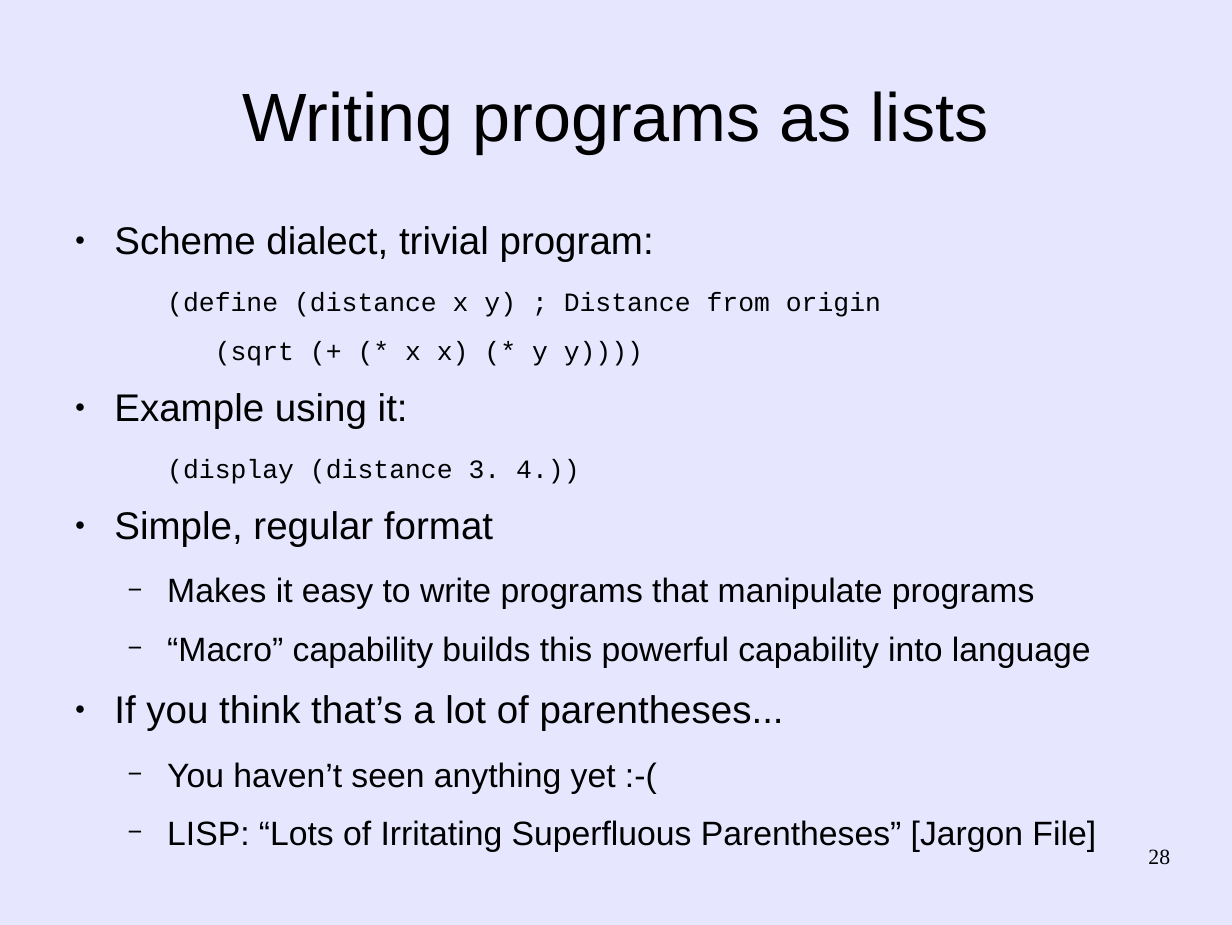
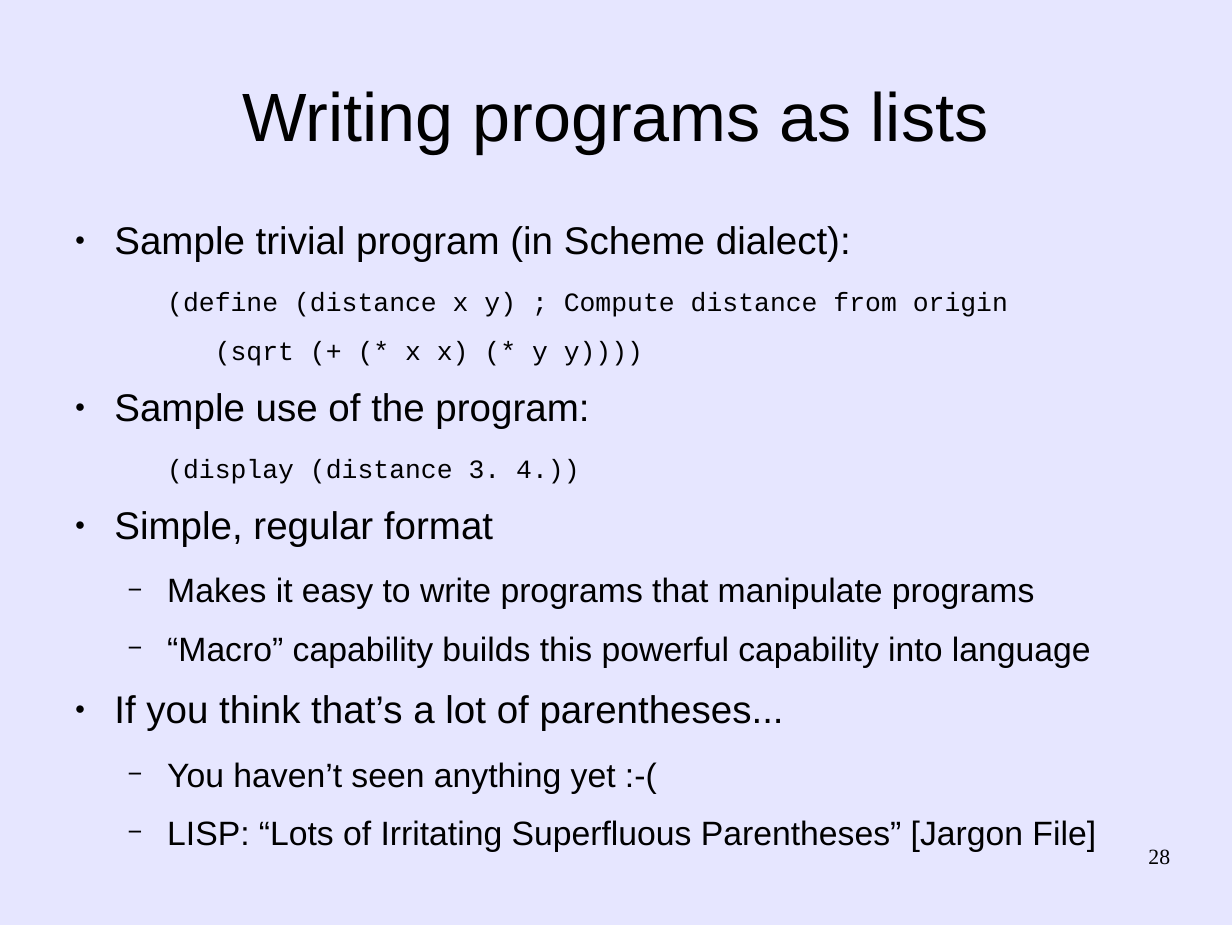
Before and after one commit to martin12333/Readable-Lisp-S-expressions, a slide deck: slide 28 of readable-s-expressions.odp. Drawn at 1232x925 pixels with LibreOffice and Linux fonts; fonts in the diff are those of the drawing. Boxes give left, top, right and bottom in pixels: in the first picture for what was removed or moved away, otherwise in the second. Text is boxed around its words. In the diff, an @@ line names an element or a change of style, - is before the commit and + after.

```diff
--- a/readable-s-expressions.odp
+++ b/readable-s-expressions.odp
@@ text at box(114, 226, 1008, 317): text changed @@
-● Scheme dialect, trivial program:
-  (define (distance x y) ; Distance from origin
+● Sample trivial program (in Scheme dialect):
+  (define (distance x y) ; Compute distance from origin
@@ text at box(114, 393, 589, 429): text changed @@
-● Example using it:
+● Sample use of the program:
```
Also in this commit, not shown: 8 other slides changed.
